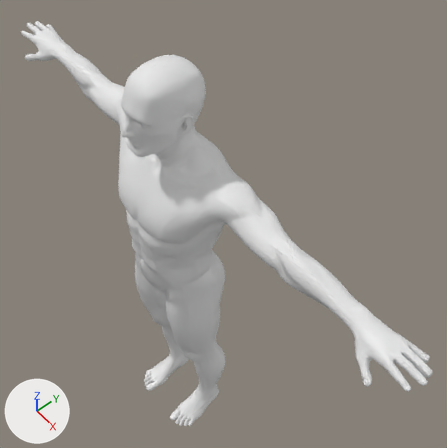
The Blender file HeadBodyWithShapePressArmsBackFootHands.blend as it was, and as the next commit left it.
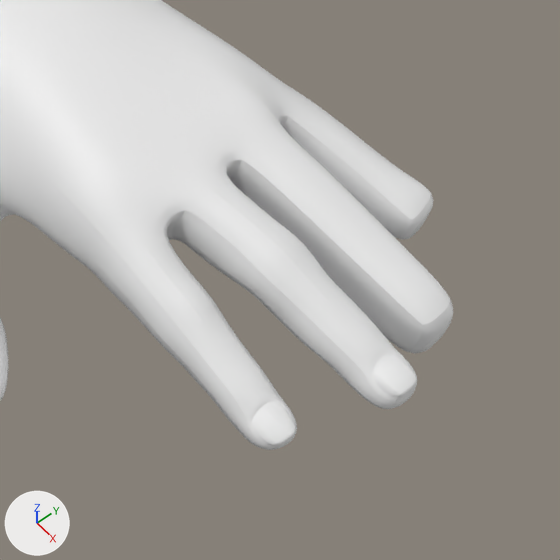
The first picture shows the older version from a 50 mm lens placed at (9.21, -6.02, 9.3), pointed at (-0.04, 1.76, -6.0). The close-ups show both versions on the part from 83% to 100% of the width and 74% to 91% of the height of that picture. Every picture has the same lights, and +X, +Y and +Z are marked at lower left.

Names of what the first close-up shows: 'Head'.
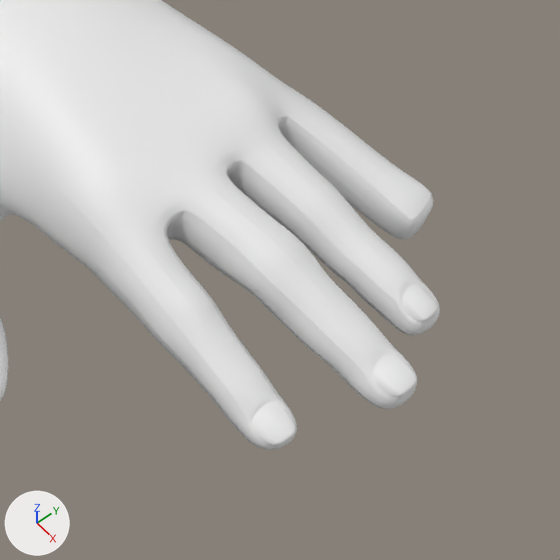
Changed parts and their boxes (x1, y1, x2, y2) in the close-ups (560 x 560 px):
'Head', reshaped
    before: (0, 0, 453, 450)
    after: (0, 0, 440, 450)
part 1 of me_cube_009, built on
    before: (231, 124, 453, 354)
    after: (229, 126, 440, 335)

The change, as a diff of the scene's bpy script:
```diff
--- a/HeadBodyWithShapePressArmsBackFootHands.blend.py
+++ b/HeadBodyWithShapePressArmsBackFootHands.blend.py
@@ me_cube_009 @@
 # used by ob_head; location = (0.0, 0.0, 0.0)
-me_cube_009.from_pydata(...)  # 2434 vertices, 2388 faces; spans x 0.0..7.9, y -1.7..1.4, z -15.0..1.0
+me_cube_009.from_pydata(...)  # 2530 vertices, 2484 faces; spans x 0.0..7.9, y -1.7..1.4, z -15.0..1.0
+# me_cube_009 part 1
+# 4 vertices are removed from x 7.3..7.8, y 0.4..0.6, z -2.3..-2.1
+# 36 faces are deleted
+# 9 vertices move from x 7.5..7.8, y 0.4..0.6, z -2.4..-2.1 to x 7.5..7.8, y 0.5..0.6, z -2.3..-2.1
+# 100 vertices are added at x 7.2..7.8, y 0.4..0.6, z -2.3..-2.1
+# 132 new faces join them
```
